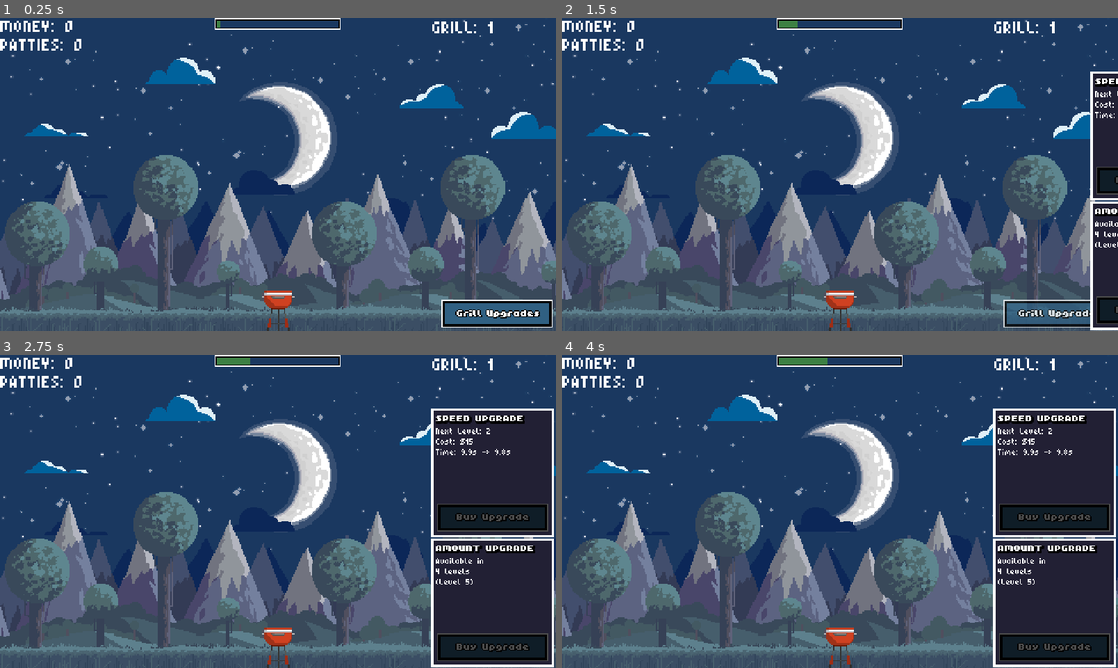
Above: before the commit, frames 1-4 (two rows, left to right).
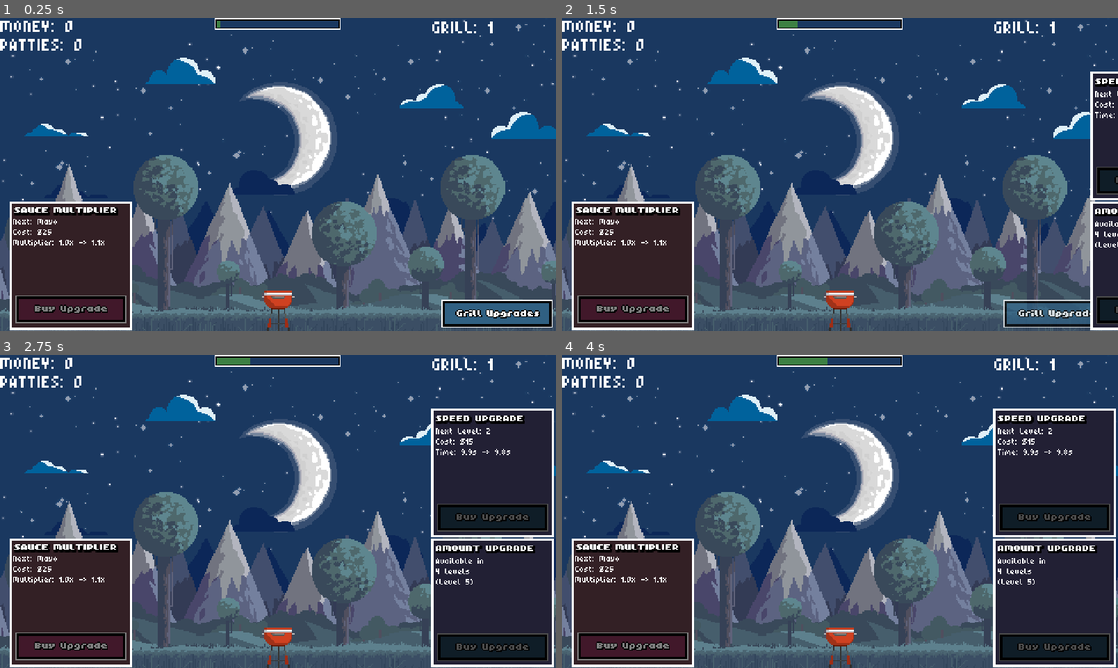
Above: after the commit, the same moments.

Repository: FinochioM/ItShouldBeAGoodGame
Game: Godot game, scene res://Scenes/main_scene.tscn
Two runs of this game, one before a commit and one after it. Both use one fixed random seed, a clock stepped at 60 frames per second and the inputs below.
Inputs (mouse positions are in pixels of both pictures, inside the frame that each line leads up to):
- Up to frame 1 (0.25 s): no input
- Up to frame 2 (1.5 s): click (1056, 312) at 0.5 s; tap Enter at 1.25 s; move the mouse to (962, 158) at 1.27 s; click (962, 158) at 1.42 s
- Up to frame 3 (2.75 s): click (494, 649) at 2 s
- Up to frame 4 (4 s): move the mouse to (728, 527) at 2.77 s; click (728, 527) at 2.92 s; click (1056, 649) at 3.5 s

The runs differ from the first frame. In frame 1, 9.0% of the frame differs, in the area x 1-24%, y 58-100%; in frame 2, 9.0%; in frame 3, 9.0%; in frame 4, 9.0%.

Commit message:
refactored most of the code, cleaner implementation and added sauce shop item logic

Diff:
--- a/itsgonnabeagoodgame/Scenes/main_scene.tscn
+++ b/itsgonnabeagoodgame/Scenes/main_scene.tscn
@@ -63,6 +63,11 @@
 shadow_size = 4
 shadow_color = Color(0, 0, 0, 1)
 
+[sub_resource type="LabelSettings" id="LabelSettings_4sq71"]
+line_spacing = 1.0
+font = ExtResource("6_61tr5")
+font_size = 5
+
 [sub_resource type="Animation" id="Animation_iv7uo"]
 length = 0.001
 tracks/0/type = "value"
@@ -299,8 +304,7 @@
 
 [node name="SauceSection" type="Panel" parent="UI/ShopContainer"]
 layout_mode = 0
-offset_left = -120.0
-offset_right = -14.0
+offset_right = 106.0
 offset_bottom = 111.0
 theme_override_styles/panel = SubResource("StyleBoxTexture_e31e8")
 
@@ -325,10 +329,11 @@
 
 [node name="Information" type="Label" parent="UI/ShopContainer/SauceSection"]
 layout_mode = 0
-offset_left = 2.0
+offset_left = 3.0
 offset_top = 14.0
 offset_right = 103.0
 offset_bottom = 79.0
+label_settings = SubResource("LabelSettings_4sq71")
 
 [node name="TimerBarBorder" type="TextureRect" parent="UI"]
 offset_left = 185.0
--- /dev/null
+++ b/itsgonnabeagoodgame/Scripts/grill_manager.gd
@@ -0,0 +1,109 @@
+extends Node
+class_name GrillManager
+
+
+signal grill_upgraded(new_level: int)
+
+var grill_level: int = 1
+var base_spawn_interval: float = 10.0
+var current_spawn_interval: float = 10.0
+var patty_multiplier: int = 1
+
+var timing_upgrade_base_cost: float = 10.0
+var amount_upgrade_base_cost: float = 50.0
+var upgrade_cost_multiplier: float = 1.5
+
+func _ready():
+	update_spawn_interval()
+	update_patty_multiplier()
+
+func can_timing_upgrade() -> bool:
+	return grill_level % 5 != 0
+
+func can_amount_upgrade() -> bool:
+	return grill_level % 5 == 0
+
+func get_timing_upgrade_cost() -> float:
+	var timing_upgrades = get_timing_upgrades_count()
+	return timing_upgrade_base_cost * pow(upgrade_cost_multiplier, timing_upgrades)
+
+func get_amount_upgrade_cost() -> float:
+	var amount_upgrades = get_amount_upgrades_count()
+	return amount_upgrade_base_cost * pow(upgrade_cost_multiplier, amount_upgrades)
+
+func get_timing_upgrades_count() -> int:
+	var count = 0
+	for level in range(1, grill_level + 1):
+		if level % 5 != 0:
+			count += 1
+	return count
+
+func get_amount_upgrades_count() -> int:
+	@warning_ignore("integer_division")
+	return grill_level / 5
+
+func update_spawn_interval():
+	var timing_upgrades = get_timing_upgrades_count()
+	current_spawn_interval = max(base_spawn_interval - (timing_upgrades * 0.1), 0.5)
+
+func update_patty_multiplier():
+	var amount_upgrades = get_amount_upgrades_count()
+	patty_multiplier = amount_upgrades + 1
+
+func purchase_timing_upgrade(current_money: float) -> float:
+	if can_timing_upgrade() and current_money >= get_timing_upgrade_cost():
+		var cost = get_timing_upgrade_cost()
+		grill_level += 1
+		update_spawn_interval()
+		grill_upgraded.emit(grill_level)
+		print("TIMING UPGRADE PURCHASED, THE NEW LEVEL IS: ", grill_level, " AND THE SPAWN INTERVAL IS ", current_spawn_interval)
+		return current_money - cost
+	return current_money
+
+func purchase_amount_upgrade(current_money: float) -> float:
+	if can_amount_upgrade() and current_money >= get_amount_upgrade_cost():
+		var cost = get_amount_upgrade_cost()
+		grill_level += 1
+		update_patty_multiplier()
+		grill_upgraded.emit(grill_level)
+		print("AMOUNT UPGRADE PURCHASED, THE NEW LEVEL IS: ", grill_level, " AND THE NEW MULTIPLIER IS ", patty_multiplier)
+		return current_money - cost
+	return current_money
+
+func get_timing_upgrade_info() -> Dictionary:
+	if can_timing_upgrade():
+		var cost = get_timing_upgrade_cost()
+		var next_interval = max(current_spawn_interval - 0.1, 0.5)
+		return {
+			"available": true,
+			"next_level": grill_level + 1,
+			"cost": cost,
+			"current_interval": current_spawn_interval,
+			"next_interval": next_interval
+		}
+	else:
+		var levels_until_next = 5 - (grill_level % 5)
+		return {
+			"available": false,
+			"levels_until_next": levels_until_next,
+			"unlock_level": grill_level + levels_until_next
+		}
+
+func get_amount_upgrade_info() -> Dictionary:
+	if can_amount_upgrade():
+		var cost = get_amount_upgrade_cost()
+		var next_multiplier = patty_multiplier + 1
+		return {
+			"available": true,
+			"next_level": grill_level + 1,
+			"cost": cost,
+			"current_multiplier": patty_multiplier,
+			"next_multiplier": next_multiplier
+		}
+	else:
+		var levels_until_next = 5 - (grill_level % 5)
+		return {
+			"available": false,
+			"levels_until_next": levels_until_next,
+			"unlock_level": grill_level + levels_until_next
+		}
--- a/itsgonnabeagoodgame/Scripts/main_scene.gd
+++ b/itsgonnabeagoodgame/Scripts/main_scene.gd
@@ -6,16 +6,12 @@
 var patty_count: int = 0
 var money_per_second_per_patty: float = 1.0
 
-var grill_level: int = 1
-var base_spawn_interval: float = 10.0
+var grill_manager: GrillManager
+var shop_manager: ShopManager
+
 var spawn_timer: float = 0.0
 var spawn_position: Vector2
-var current_spawn_interval: float = 10.0
-var patty_multiplier: int = 1
-
-var timing_upgrade_base_cost: float = 10.0
-var amount_upgrade_base_cost: float = 50.0
-var upgrade_cost_multiplier: float = 1.5
+var counted_patties = []
 
 @onready var money_label: Label = $UI/MoneyLabel
 @onready var patty_count_label: Label = $UI/PattyCountLabel
@@ -25,6 +21,9 @@
 @onready var amount_upgrade_button: TextureButton = $UI/UpgradesContainer/AmountUpgradeSection/UpgradeButton
 @onready var timing_info_label: Label = $UI/UpgradesContainer/TimingUpgradeSection/Information
 @onready var amount_info_label: Label = $UI/UpgradesContainer/AmountUpgradeSection/Information
+
+@onready var sauce_upgrade_button: TextureButton = $UI/ShopContainer/SauceSection/UpgradeButton
+@onready var sauce_info_label: Label = $UI/ShopContainer/SauceSection/Information
 
 @onready var upgrade_toggle_button: TextureButton = $UI/UpgradesToggle
 @onready var animation_player: AnimationPlayer = $UI/ToggleUpgradesPlayer
@@ -32,7 +31,6 @@
 @onready var click_catcher: Control = $UI/ClickCatcher
 @onready var timer_bar_fill: ColorRect = $UI/TimerBarBorder/TimerBarFill
 
-var counted_patties = []
 var upgrades_visible: bool = false
 var timer_bar_max_width: float
 
@@ -41,21 +39,27 @@
 var money_timer_elapsed: float = 0.0
 
 func _ready():
+	grill_manager = GrillManager.new()
+	shop_manager = ShopManager.new()
+	add_child(grill_manager)
+	add_child(shop_manager)
+
+	grill_manager.grill_upgraded.connect(_on_grill_upgraded)
+	shop_manager.sauce_upgraded.connect(_on_sauce_upgraded)
+
 	spawn_position = Vector2(240, 100)
-	update_spawn_interval()
-
 	timer_bar_max_width = timer_bar_fill.size.x
+	displayed_money = money
 
 	upgrade_toggle_button.pressed.connect(toggle_upgrades)
 	click_catcher.gui_input.connect(_on_click_catcher_input)
 	click_catcher.visible = false
 
-	displayed_money = money
-
+	sauce_upgrade_button.pressed.connect(purchase_sauce_upgrade)
 
 func _process(delta):
 	spawn_timer += delta
-	if spawn_timer >= current_spawn_interval:
+	if spawn_timer >= grill_manager.current_spawn_interval:
 		spawn_patty()
 		spawn_timer = 0.0
 
@@ -64,9 +68,8 @@
 		_on_money_timer_timeout()
 		money_timer_elapsed = 0.0
 
-	var current_earnings_per_second = patty_count * money_per_second_per_patty
+	var current_earnings_per_second = get_total_earnings_per_second()
 	var predicted_money = money + (current_earnings_per_second * money_timer_elapsed)
-
 	displayed_money = lerp(displayed_money, predicted_money, money_lerp_speed * delta)
 
 	update_ui()
@@ -80,6 +83,8 @@
 	var spawn_y = get_stack_top_y()
 	patty.position = Vector2(spawn_position.x + random_offset, spawn_y)
 
+	patty.set_patty_sprite(shop_manager.get_current_patty_sprite_path())
+
 	patty.patty_landed.connect(_on_patty_landed.bind(patty))
 
 	add_child(patty)
@@ -87,73 +92,47 @@
 
 func _on_patty_landed(patty):
 	if patty in counted_patties:
-		print("PATTY ALREADY COUNTED _ IGNORING")
+		print("PATTY ALREADY COUNTED - IGNORING")
 		return
 
 	counted_patties.append(patty)
-	patty_count += patty_multiplier
+	patty_count += grill_manager.patty_multiplier
 	print("PATTY LANDED IN THE GRILL: TOTAL PATTIES = ", patty_count)
 
 func _on_money_timer_timeout():
-	var earnings = patty_count * money_per_second_per_patty
+	var earnings = get_total_earnings_per_second()
 	money += earnings
 
 	if earnings > 0:
-		print("EARNED ", earnings, " TOTAL MONEY", money)
-
-func can_timing_upgrade() -> bool:
-	return grill_level % 5 != 0
-
-func can_amount_upgrade() -> bool:
-	return grill_level % 5 == 0
-
-func get_timing_upgrade_cost() -> float:
-	var timing_upgrades = get_timing_upgrades_count()
-	return timing_upgrade_base_cost * pow(upgrade_cost_multiplier, timing_upgrades)
-
-func get_amount_upgrade_cost() -> float:
-	var amount_upgrades = get_amount_upgrades_count()
-	return amount_upgrade_base_cost * pow(upgrade_cost_multiplier, amount_upgrades)
-
-func get_timing_upgrades_count() -> int:
-	var count = 0
-	for level in range(1, grill_level + 1):
-		if level % 5 != 0:
-			count += 1
-	return count
-
-func get_amount_upgrades_count() -> int:
-	@warning_ignore("integer_division")
-	return grill_level / 5
-
-func update_spawn_interval():
-	var timing_upgrades = get_timing_upgrades_count()
-	current_spawn_interval = max(base_spawn_interval - (timing_upgrades * 0.1), 0.5)
-
-func update_patty_multiplier():
-	var amount_upgrades = get_amount_upgrades_count()
-	patty_multiplier = amount_upgrades + 1
+		print("EARNED ", earnings, " TOTAL MONEY ", money)
+
+func get_total_earnings_per_second() -> float:
+	var base_earnings = patty_count * money_per_second_per_patty
+	var sauce_multiplier = shop_manager.get_current_money_multiplier()
+	return base_earnings * sauce_multiplier
 
 func purchase_timing_upgrade():
-	if can_timing_upgrade() and money >= get_timing_upgrade_cost():
-		var cost = get_timing_upgrade_cost()
-		spend_money(cost)
-		grill_level += 1
-		update_spawn_interval()
-		print("TIMING UPGRADE PURCHASED, THE NEW LEVEL IS: ", grill_level, " AND THE SPAWN INTERVAL IS ", current_spawn_interval)
+	money = grill_manager.purchase_timing_upgrade(money)
 
 func purchase_amount_upgrade():
-	if can_amount_upgrade() and money >= get_amount_upgrade_cost():
-		var cost = get_amount_upgrade_cost()
-		spend_money(cost)
-		grill_level += 1
-		update_patty_multiplier()
-		print("AMOUNT UPGRADE PURCHASED, THE NEW LEVEL IS: ", grill_level, " AND THE NEW MULTIPLIER IS ", patty_multiplier)
+	money = grill_manager.purchase_amount_upgrade(money)
+
+func purchase_sauce_upgrade():
+	money = shop_manager.purchase_sauce_upgrade(money)
+
+func _on_grill_upgraded(new_level: int):
+	print("Grill upgraded to level: ", new_level)
+
+func _on_sauce_upgraded(new_level: int):
+	print("Sauce upgraded to level: ", new_level, " (", shop_manager.get_current_sauce_name(), ")")
+	print("Money multiplier is now: ", shop_manager.get_current_money_multiplier())
 
 func update_upgrade_buttons():
-	timing_upgrade_button.disabled = not can_timing_upgrade() or money < get_timing_upgrade_cost()
-
-	amount_upgrade_button.disabled = not can_amount_upgrade() or money < get_amount_upgrade_cost()
+	timing_upgrade_button.disabled = not grill_manager.can_timing_upgrade() or money < grill_manager.get_timing_upgrade_cost()
+	amount_upgrade_button.disabled = not grill_manager.can_amount_upgrade() or money < grill_manager.get_amount_upgrade_cost()
+
+	if sauce_upgrade_button:
+		sauce_upgrade_button.disabled = not shop_manager.can_upgrade_sauce(money)
 
 func update_ui():
 	if money_label:
@@ -161,25 +140,57 @@
 	if patty_count_label:
 		patty_count_label.text = "PATTIES: %d" % patty_count
 	if grill_level_label:
-		grill_level_label.text = "GRILL: %d" % grill_level
-
+		grill_level_label.text = "GRILL: %d" % grill_manager.grill_level
+
+	update_grill_upgrade_info()
+	update_shop_info()
+
+func update_grill_upgrade_info():
 	if timing_info_label:
-		if can_timing_upgrade():
-			var cost = get_timing_upgrade_cost()
-			var next_interval = max(current_spawn_interval - 0.1, 0.5)
-			timing_info_label.text = "Next Level: %d\nCost: $%.0f\nTime: %.1fs -> %.1fs" % [grill_level + 1, cost, current_spawn_interval, next_interval]
+		var timing_info = grill_manager.get_timing_upgrade_info()
+		if timing_info["available"]:
+			timing_info_label.text = "Next Level: %d\nCost: $%.0f\nTime: %.1fs -> %.1fs" % [
+				timing_info["next_level"],
+				timing_info["cost"],
+				timing_info["current_interval"],
+				timing_info["next_interval"]
+			]
 		else:
-			var levels_until_next = 5 - (grill_level % 5)
-			timing_info_label.text = "Available in\n%d levels\n(Level %d)" % [levels_until_next, grill_level + levels_until_next]
+			timing_info_label.text = "Available in\n%d levels\n(Level %d)" % [
+				timing_info["levels_until_next"],
+				timing_info["unlock_level"]
+			]
 
 	if amount_info_label:
-		if can_amount_upgrade():
-			var cost = get_amount_upgrade_cost()
-			var next_multiplier = patty_multiplier + 1
-			amount_info_label.text = "Next Level: %d\nCost: $%.0f\nMultiplier: x%d -> x%d" % [grill_level + 1, cost, patty_multiplier, next_multiplier]
+		var amount_info = grill_manager.get_amount_upgrade_info()
+		if amount_info["available"]:
+			amount_info_label.text = "Next Level: %d\nCost: $%.0f\nMultiplier: x%d -> x%d" % [
+				amount_info["next_level"],
+				amount_info["cost"],
+				amount_info["current_multiplier"],
+				amount_info["next_multiplier"]
+			]
 		else:
-			var levels_until_next = 5 - (grill_level % 5)
-			amount_info_label.text = "Available in\n%d levels\n(Level %d)" % [levels_until_next, grill_level + levels_until_next]
+			amount_info_label.text = "Available in\n%d levels\n(Level %d)" % [
+				amount_info["levels_until_next"],
+				amount_info["unlock_level"]
+			]
+
+func update_shop_info():
+	if sauce_info_label:
+		var sauce_info = shop_manager.get_next_sauce_info()
+		if sauce_info.get("max_level", false):
+			sauce_info_label.text = "MAX LEVEL\n%s\nMultiplier: %.1fx" % [
+				shop_manager.get_current_sauce_name(),
+				shop_manager.get_current_money_multiplier()
+			]
+		else:
+			sauce_info_label.text = "Next: %s\nCost: $%.0f\nMultiplier: %.1fx -> %.1fx" % [
+				sauce_info["name"],
+				sauce_info["cost"],
+				shop_manager.get_current_money_multiplier(),
+				sauce_info["multiplier"]
+			]
 
 func toggle_upgrades():
 	if upgrades_visible:
@@ -196,10 +207,9 @@
 		toggle_upgrades()
 
 func update_timer_bar():
-	if current_spawn_interval > 0:
-		var progress = spawn_timer / current_spawn_interval
+	if grill_manager.current_spawn_interval > 0:
+		var progress = spawn_timer / grill_manager.current_spawn_interval
 		progress = clamp(progress, 0.0, 1.0)
-
 		timer_bar_fill.size.x = timer_bar_max_width * progress
 
 func get_stack_top_y() -> float:
--- a/itsgonnabeagoodgame/Scripts/patty.gd
+++ b/itsgonnabeagoodgame/Scripts/patty.gd
@@ -6,6 +6,8 @@
 var landing_check_timer = 0.0
 var velocity_threshold = 10.0
 var landing_check_duration = 0.1
+
+@onready var sprite: Sprite2D = $Sprite2D
 
 func _ready() -> void:
 	contact_monitor = true
@@ -37,3 +39,10 @@
 		print("PATTY HAS LANDED")
 
 		modulate = Color(0.9, 0.9, 0.9, 1.0)
+
+func set_patty_sprite(sprite_path: String):
+	var texture = load(sprite_path)
+	if texture and sprite:
+		sprite.texture = texture
+	else:
+		print("FAILED TO LOAD PATTY SPRITE ", sprite_path)
--- /dev/null
+++ b/itsgonnabeagoodgame/Scripts/shop_manager.gd
@@ -0,0 +1,61 @@
+extends Node
+
+class_name ShopManager
+
+signal sauce_upgraded(new_level: int)
+
+var sauce_level: int = 0
+var sauce_base_cost: float = 25.0
+var sauce_cost_multiplier: float = 2.0
+
+var sauce_data = {
+	0: {"name": "No sauce", "multiplier": 1.0, "sprite": "patty.png"},
+	1: {"name": "Mayo", "multiplier": 1.1, "sprite": "patty_with_mayo.png"},
+	2: {"name": "Ketchup", "multiplier": 1.2, "sprite": "patty_with_ketchup.png"},
+	3: {"name": "Mustard", "multiplier": 1.3, "sprite": "patty_with_mustard.png"},
+}
+
+func get_sauce_upgrade_cost() -> float:
+	if sauce_level >= sauce_data.size() - 1:
+		return -1
+	return sauce_base_cost * pow(sauce_cost_multiplier, sauce_level)
+
+func can_upgrade_sauce(current_money: float) -> bool:
+	if sauce_level >= sauce_data.size() - 1:
+		return false
+	return current_money >= get_sauce_upgrade_cost()
+
+func purchase_sauce_upgrade(current_money: float) -> float:
+	if not can_upgrade_sauce(current_money):
+		return current_money
+
+	var cost = get_sauce_upgrade_cost()
+	sauce_level += 1
+	sauce_upgraded.emit(sauce_level)
+
+	print("SAUCE UPGRADED TO LEVEL ", sauce_level, " (", get_current_sauce_name(), ")")
+	return current_money - cost
+
+func get_current_sauce_name() -> String:
+	return sauce_data[sauce_level]["name"]
+
+func get_current_money_multiplier() -> float:
+	return sauce_data[sauce_level]["multiplier"]
+
+func get_current_patty_sprite_path() -> String:
+	return "res://Textures/" + sauce_data[sauce_level]["sprite"]
+
+func get_next_sauce_info() -> Dictionary:
+	if sauce_level >= sauce_data.size() - 1:
+		return {"max_level": true}
+
+	var next_level = sauce_level + 1
+	return {
+		"max_level": false,
+		"name": sauce_data[next_level]["name"],
+		"multiplier": sauce_data[next_level]["multiplier"],
+		"cost": get_sauce_upgrade_cost()
+	}
+
+func is_max_sauce_level() -> bool:
+	return sauce_level >= sauce_data.size() - 1
Not shown: 1 places in itsgonnabeagoodgame/Scenes/main_scene.tscn that only renumber resources
